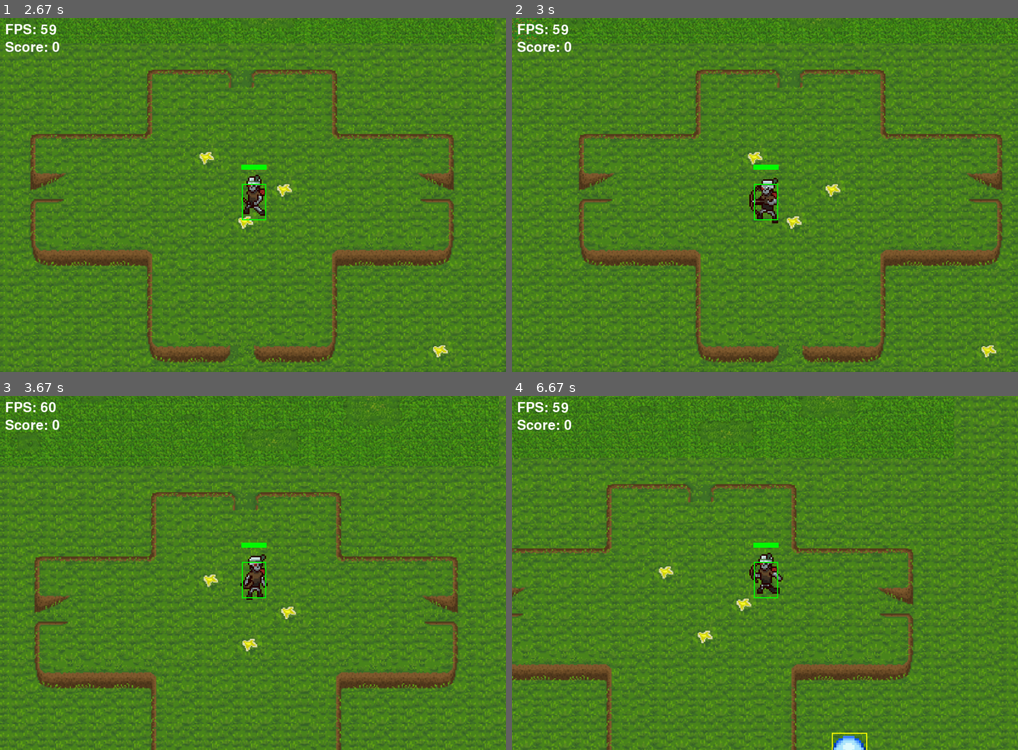
Above: before the commit, frames 1-4 (two rows, left to right).
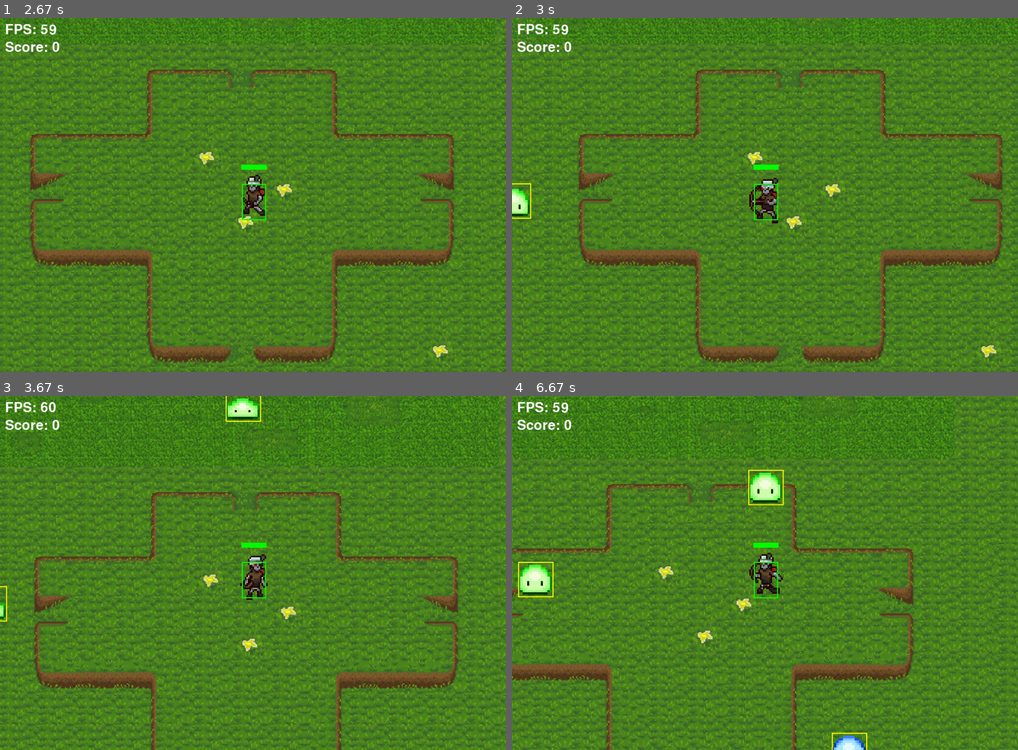
Above: after the commit, the same moments.

Repository: Axlzs/Pygame-project
Game: pygame game, started from entry.py
Same seed, same stepped clock (60 frames per second), same inputs: the game is played once before the commit and once after it.
Inputs:
- Up to frame 1 (2.67 s): hold D 0.33-0.8 s; hold W 0.83-1.13 s; tap Space at 0.9, 1.23, 1.53, 1.73, 2.03, 2.3, 2.63 s; hold D 1.17-1.63 s; hold A 1.67-2.2 s; hold S 2.23-2.53 s; hold A from 2.57 s (still down)
- Up to frame 2 (3 s): tap Space at 2.93 s; release A at 2.97 s
- Up to frame 3 (3.67 s): hold W 3-3.37 s; tap Space at 3.07, 3.47 s; hold D from 3.4 s (still down)
- Up to frame 4 (6.67 s): tap Space at 3.77, 4.13, 4.53, 4.83, 5.03, 5.33, 5.53, 5.87, 6.17, 6.37 s; release D at 4.03 s; hold S 4.07-4.43 s; hold A 4.47-4.93 s; hold D 4.97-5.43 s; hold W 5.47-5.77 s; hold D 5.8-6.27 s; hold A from 6.3 s (still down)

Frame 1 is identical in both runs. In frame 2, 0.3% of the frame differs, in the area x 0-4%, y 46-57%; in frame 3, 0.5%; in frame 4, 1.2%, in the area x 1-54%, y 20-57%.

Commit message:
forgor to commit

Diff:
--- a/entry.py
+++ b/entry.py
@@ -144,7 +144,8 @@
             if event.type == pygame.MOUSEBUTTONDOWN:
                 if event.button == 1:
                     mouse_click = True
-
+            # Perform any necessary actions based on the enemy event
+            # For example, you could handle different enemy events differently
         if mainmenu_rect.collidepoint(mouse_pos):
             screen.blit(mainmenu_imgs[1], mainmenu_rect.topleft)
             if mouse_click:
@@ -241,6 +242,14 @@
             running = False
         elif event.type == pygame.KEYUP:
             last_lift_up = event.key
+        elif event.type in ENEMY_HIT_EVENTS:
+            enemy_action = ENEMY_HIT_EVENTS[event.type]
+            if enemy_action == ENEMY_HIT_EVENTS[0]:
+                player_health -= modifier
+            elif enemy_action == ENEMY_HIT_EVENTS[1]:
+                player_health -= modifier
+            elif enemy_action == ENEMY_HIT_EVENTS[2]:
+                player_health -= modifier
 
         if event.type == pygame.KEYDOWN and current_time - last_shot_time >= 400:
             if event.key == pygame.K_SPACE and len(player_arrows_R) < MAX_ARROWS:
@@ -536,6 +545,11 @@
 def find_player(enemies, player, speed_linear, speed_diagonal):
     for enemy in enemies:
         enemy.rect.x, enemy.rect.y = innit_enemy_pathfinding(enemy.rect.x, enemy.rect.y, player, speed_linear, speed_diagonal)
+
+def player_damage(player, enemies):
+    for enemy in enemies:
+        if player.colliderect(enemy.rect):
+            pygame.event.post(pygame.event.Event(ENEMY_HIT_EVENTS[enemy.type]))
 
 
 def handle_arrows_R(player_arrows_R, action):
@@ -689,11 +703,10 @@
 
     # Create enemies
     enemies = pygame.sprite.Group()
-    for _ in range(1):
+    for _ in range(3):
         enemy_type = random.choice(list(ENEMY_IMAGES.keys()))
         enemy = Enemy(enemy_type, player)
-        enemy_x = enemy.rect.x
-        enemy_y = enemy.rect.y
+        # enemy = {enemy.rect.x, enemy.rect.y}
         enemies.add(enemy)
 
 
@@ -724,6 +737,7 @@
         move_icon()
         handle_health_pickups()
         calculate_camera_offset()
+        player_damage(player, enemies)
         draw_elements(player_arrows_R, player_arrows_L, player_arrows_UP, player_arrows_DOWN, enemies)
 
         draw_fps_counter()
--- a/static_variables.py
+++ b/static_variables.py
@@ -13,11 +13,12 @@
 speed_diagonal = 2.828 # Coefficient 0.707 in regards to linear speed
 enemy_speed_linear = 2
 enemy_speed_diagonal = 1.414
+
 ############ENEMY############
 ENEMY_SPAWN_RANGE = 200
 ENEMY_HEALTH = {1: 50, 2: 100, 3: 150}  # Health for each enemy type
-ENEMY_HIT_EVENTS = {1: pygame.USEREVENT + 2, 2: pygame.USEREVENT + 3, 3: pygame.USEREVENT + 4}
-ENEMY_MELEE_HIT_EVENTS = {1: pygame.USEREVENT + 5, 2: pygame.USEREVENT + 6, 3: pygame.USEREVENT + 7}
+ENEMY_HIT_EVENTS = {1: pygame.USEREVENT + 2, 2: pygame.USEREVENT + 3, 3: pygame.USEREVENT + 4}# hit by enemy
+PLAYER_HIT_EVENTS = {1: pygame.USEREVENT + 5, 2: pygame.USEREVENT + 6, 3: pygame.USEREVENT + 7}# hit by player
 ENEMY_SIZE = (144, 144)
 ENEMY_HITBOX = (70, 70)
 ENEMY_IMAGES = {
